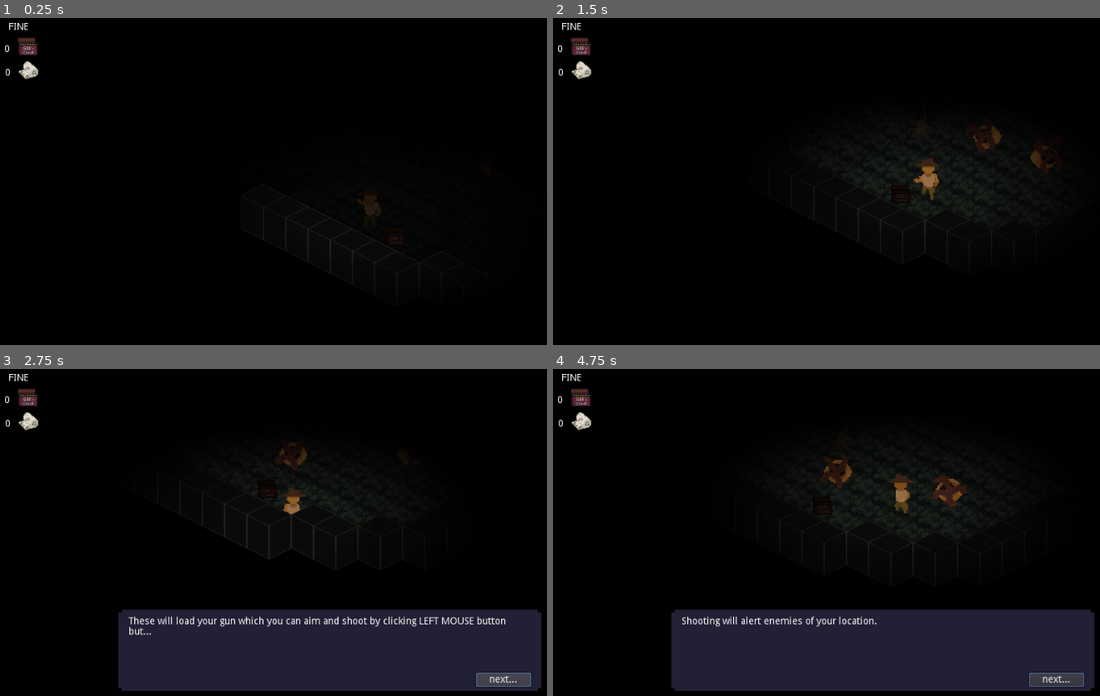
Above: before the commit, frames 1-4 (two rows, left to right).
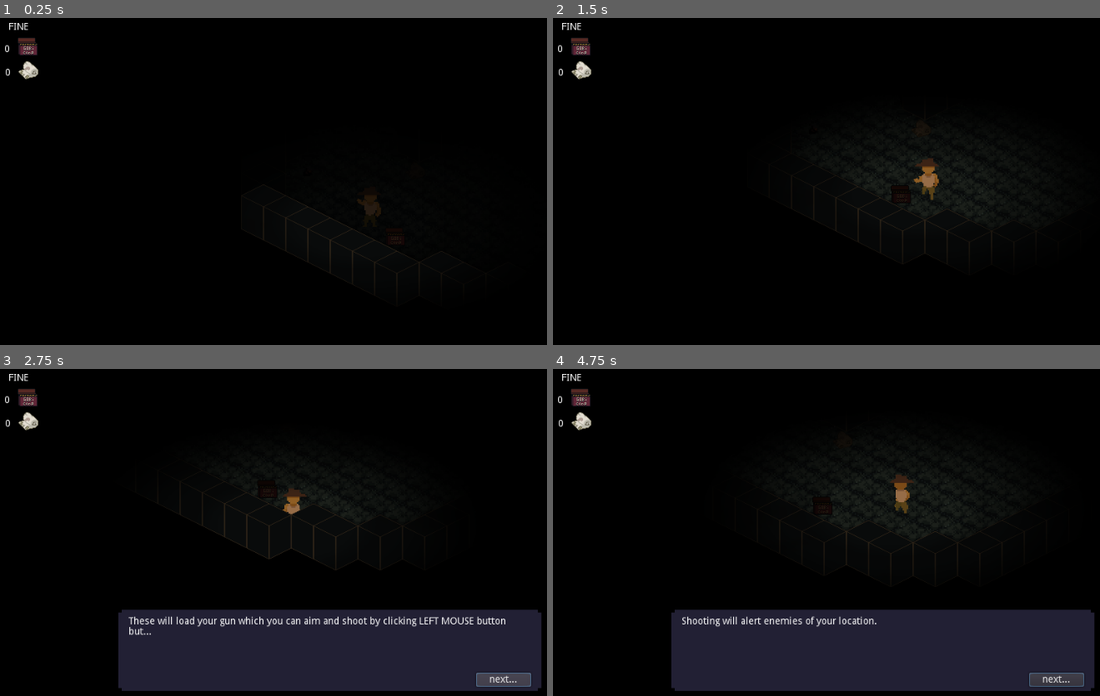
Above: after the commit, the same moments.

Repository: jakmik2/DeathsDomain
Game: Godot game, scene res://scenes/Levels/Level_5.tscn
The game is run twice, just before and just after one commit, with the same random seed, the same clock (stepped at 60 frames per second) and the same inputs. This scene is started directly instead of the project's main scene. Sound files missing from this copy of the repository are replaced by a short silence.
Inputs (mouse positions are in pixels of both pictures, inside the frame that each line leads up to):
- Up to frame 1 (0.25 s): no input
- Up to frame 2 (1.5 s): move the mouse to (1028, 184) at 0.52 s; hold Right (ui_right) 0.53-1.28 s; hold Space (use) 0.53-1.28 s; tap Q (heal) at 0.6 s; move the mouse to (749, 220) at 1.27 s; hold Down (ui_down) from 1.28 s (still down); tap Space (use) at 1.35 s
- Up to frame 3 (2.75 s): tap Q (heal) at 1.55 s; release Down (ui_down) at 2 s; click "next..." at 2 s
- Up to frame 4 (4.75 s): click "next..." at 2.75 s; move the mouse to (952, 470) at 3.52 s; press the mouse at (952, 470) at 3.53 s; hold Right (ui_right) 3.53-4.28 s; tap Space (use) at 3.8 s; move the mouse to (848, 627) at 4.27 s; release the mouse at (848, 627) at 4.28 s; hold Up (ui_up) from 4.28 s (still down); tap Q (heal) at 4.35 s

The runs differ from the first frame. In frame 2, 0.3% of the frame differs, in the area x 75-92%, y 32-48%; in frame 3, 0.1%; in frame 4, 0.6%, in the area x 48-76%, y 26-42%.

Commit message:
Fix last bugs

Diff:
--- /dev/null
+++ b/scenes/Levels/Dead.tscn
@@ -0,0 +1,14 @@
+[gd_scene load_steps=2 format=2]
+
+[ext_resource path="res://scenes/player/Player.tscn" type="PackedScene" id=1]
+
+[node name="Dead" type="Node2D"]
+
+[node name="ColorRect" type="ColorRect" parent="."]
+margin_left = -555.0
+margin_top = -423.0
+margin_right = 1210.0
+margin_bottom = 824.0
+color = Color( 0, 0, 0, 1 )
+
+[node name="Player" parent="." instance=ExtResource( 1 )]
--- a/scenes/Levels/Level_5.tscn
+++ b/scenes/Levels/Level_5.tscn
@@ -36,6 +36,7 @@
 
 [node name="SomethingInteresting" parent="YSort/ExitDoor/Levers/Lever2" index="3" instance=ExtResource( 7 )]
 position = Vector2( 691, 3 )
+deactivate_after_use = true
 
 [node name="Lever3" parent="YSort/ExitDoor/Levers" index="2" instance=ExtResource( 2 )]
 position = Vector2( -416, -96 )
@@ -43,21 +44,12 @@
 
 [node name="Bullets" parent="YSort/Items" index="0" instance=ExtResource( 4 )]
 position = Vector2( -98, 262 )
-count = 5
+count = 10
 
 [node name="BulletsGunInstructions" parent="YSort/Items/Bullets" index="3" instance=ExtResource( 5 )]
 
 [node name="Bandage" parent="YSort/Items" index="1" instance=ExtResource( 6 )]
 position = Vector2( 128, -24 )
-
-[node name="Mob" parent="YSort/Items/Bandage" index="3" instance=ExtResource( 3 )]
-position = Vector2( -81, 207 )
-
-[node name="Mob2" parent="YSort/Items/Bandage" index="4" instance=ExtResource( 3 )]
-position = Vector2( -16, 255 )
-
-[node name="Mob3" parent="YSort/Items/Bandage" index="5" instance=ExtResource( 3 )]
-position = Vector2( -285, 139 )
 
 [node name="Bandage3" parent="YSort/Items" index="2" instance=ExtResource( 6 )]
 position = Vector2( 467, 168 )
--- a/scenes/Levels/Level_6.tscn
+++ b/scenes/Levels/Level_6.tscn
@@ -12,7 +12,7 @@
 tile_data = PoolIntArray( -196621, 1, 0, -196620, 1, 0, -196619, 1, 0, -196618, 1, 0, -196617, 1, 0, -196616, 1, 0, -19 …(37725 unchanged characters)…
 
 [node name="Player" parent="YSort" index="0"]
-position = Vector2( -1003, 578 )
+position = Vector2( -853, 942 )
 
 [node name="TM-Walls" parent="YSort" index="1"]
 tile_data = PoolIntArray( 3, 0, 0, 4, 0, 0, 5, 0, 0, 6, 0, 0, 8, 0, 0, 9, 0, 0, 10, 0, 0, 11, 0, 0, 12, 0, 0, 65538, 0, …(3334 unchanged characters)…
--- a/scenes/Levels/Sandbox.tscn
+++ b/scenes/Levels/Sandbox.tscn
@@ -1,7 +1,8 @@
-[gd_scene load_steps=3 format=2]
+[gd_scene load_steps=4 format=2]
 
 [ext_resource path="res://scenes/Levels/BaseLevel.tscn" type="PackedScene" id=1]
 [ext_resource path="res://scenes/items/Bandage.tscn" type="PackedScene" id=2]
+[ext_resource path="res://scripts/Item.gd" type="Script" id=3]
 
 [node name="Labyrinth" instance=ExtResource( 1 )]
 
@@ -22,3 +23,4 @@
 
 [node name="Bandage" parent="YSort/Items" index="0" instance=ExtResource( 2 )]
 position = Vector2( 23, 200 )
+script = ExtResource( 3 )
--- a/scenes/player/Player.tscn
+++ b/scenes/player/Player.tscn
@@ -324,6 +324,7 @@
 texture = ExtResource( 18 )
 hframes = 6
 vframes = 9
+frame = 42
 
 [node name="HurtBox" type="Area2D" parent="PlayerSprite"]
 position = Vector2( 0, 32 )
@@ -332,6 +333,7 @@
 
 [node name="CollisionPolygon2D" type="CollisionPolygon2D" parent="PlayerSprite/HurtBox"]
 polygon = PoolVector2Array( -23, -41, 51, 3, 36, 17, -9, 17, -28, 4, -34, -11, -32, -28 )
+disabled = true
 
 [node name="TerrainCollider" type="CollisionShape2D" parent="."]
 position = Vector2( -1, 0 )
--- a/scenes/player/PlayerCam.tscn
+++ b/scenes/player/PlayerCam.tscn
@@ -107,6 +107,18 @@
 "transitions": PoolRealArray( 1 ),
 "update": 0,
 "values": [ Color( 0, 0, 0, 1 ) ]
+}
+tracks/2/type = "value"
+tracks/2/path = NodePath("Dead:visible")
+tracks/2/interp = 1
+tracks/2/loop_wrap = true
+tracks/2/imported = false
+tracks/2/enabled = true
+tracks/2/keys = {
+"times": PoolRealArray( 0 ),
+"transitions": PoolRealArray( 1 ),
+"update": 1,
+"values": [ true ]
 }
 
 [sub_resource type="Animation" id=11]
--- a/scripts/Mob.gd
+++ b/scripts/Mob.gd
@@ -13,6 +13,8 @@
 var attacking = false
 var resetting = false
 var atk_rate = 0.3
+
+var reset_time = 0
 
 var alive = true
 
@@ -42,7 +44,12 @@
 	var velocity = direction * speed
 
 	if strategy == "reset":
+		reset_time += delta
 		velocity *= -1
+		if reset_time > 0.5:
+			strategy = "follow"
+			reset_time = 0
+			resetting = false
 
 	if velocity. x < 0:
 		$"Sprite".scale.x = -1
--- a/scripts/Player.gd
+++ b/scripts/Player.gd
@@ -38,6 +38,10 @@
 var limping = load("res://sounds/footstep-drag-indoors.mp3")
 
 func _ready():
+	if get_parent().name == "Dead":
+		status = DEAD
+		death()
+
 	# Get Player vars from storage
 	current_health = int(Global.current_health)
 	bandages = int(Global.bandages)
@@ -49,6 +53,8 @@
 
 func _process(delta):
 	if status == DEAD:
+		if !$"PlayerCam/Dead".visible:
+			$"PlayerCam/Dead".visible = true
 		return
 
 	# Check Status of player
@@ -189,6 +195,7 @@
 		else:
 			$"PlayerSprite".scale.x = 1
 
+
 func update_inventory():
 	Global.update_hud("bandages", str(bandages))
 	Global.update_hud("bullets", str(bullets))
@@ -218,11 +225,13 @@
 		SICK:
 			pass # Set camera to sick state sick state
 		DEAD:
-			death()
+			Global.play_camera_anim("fade_to_black")
+			get_tree().change_scene("res://scenes/Levels/Dead.tscn")
 	last_status = status
 
 func hurt(dmg):
 	current_health -= dmg
+	print("taking damage")
 	$"AnimationPlayer".play("hurt")
 	damage_stream.play()
 	yield($"AnimationPlayer", "animation_finished")
@@ -235,10 +244,10 @@
 	shaking = !shaking
 
 func death():
-	Global.play_camera_anim("fade_to_black")
+	$"PlayerSprite".visible = false
+	$"Hand/HandSprite".visible = false
 	yield(get_tree().create_timer(0.5), "timeout")
 	$"PlayerCam/Dead".visible = true
-	Global.play_camera_anim("black_screen")
 
 func _on_HurtBox_body_entered(body):
 	if body.is_in_group("Enemy"):
